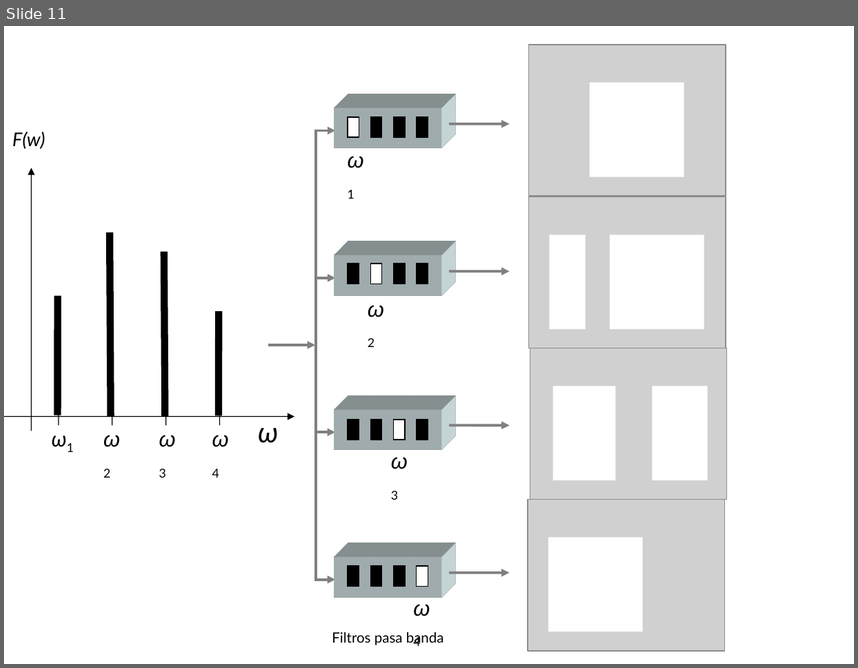
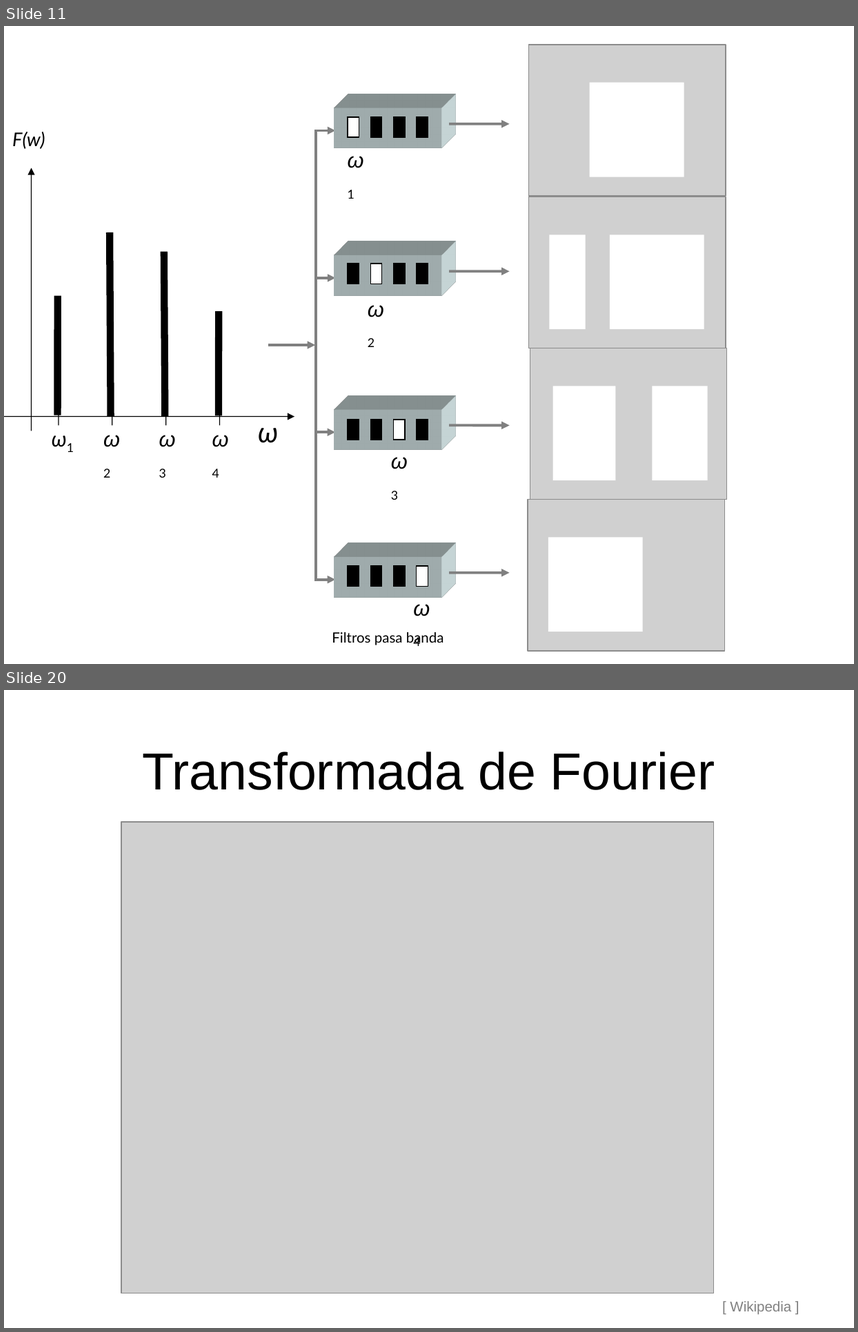
Before and after one commit to domingomery/imagenes, a slide deck: clases/Cap04_Sistemas_Lineales/presentations/IMG04_Fourier1D.pptx. Shown one above the other, each under a label of ours: slide 11 before the commit, slides 11 and 20 after it; the slides between them are not shown. The pictures are 858x668 and 858x1332 pixels, drawn with LibreOffice and Linux fonts; fonts in the diff are those of the drawing; grey boxes stand for pictures. Boxes give left, top, right and bottom in pixels: in the first picture for what was removed or moved away, otherwise in the second. Text is boxed around its words. In the diff, an @@ line names an element or a change of style, - is before the commit and + after.

```diff
--- a/clases/Cap04_Sistemas_Lineales/presentations/IMG04_Fourier1D.pptx
+++ b/clases/Cap04_Sistemas_Lineales/presentations/IMG04_Fourier1D.pptx
@@ slide 20 added at (4,690,854,1328), background #FFFFFF @@
@@ title added at (143,751,715,790), 44 pt, text #000000 @@
+Transformada de Fourier
@@ picture added at (121,822,714,1292) @@
@@ text added at (730,1301,791,1314), 12 pt, text #808080 @@
+[ Wikipedia ]
```
Also in this commit, not shown: 9 other slides added, 12 other files.
